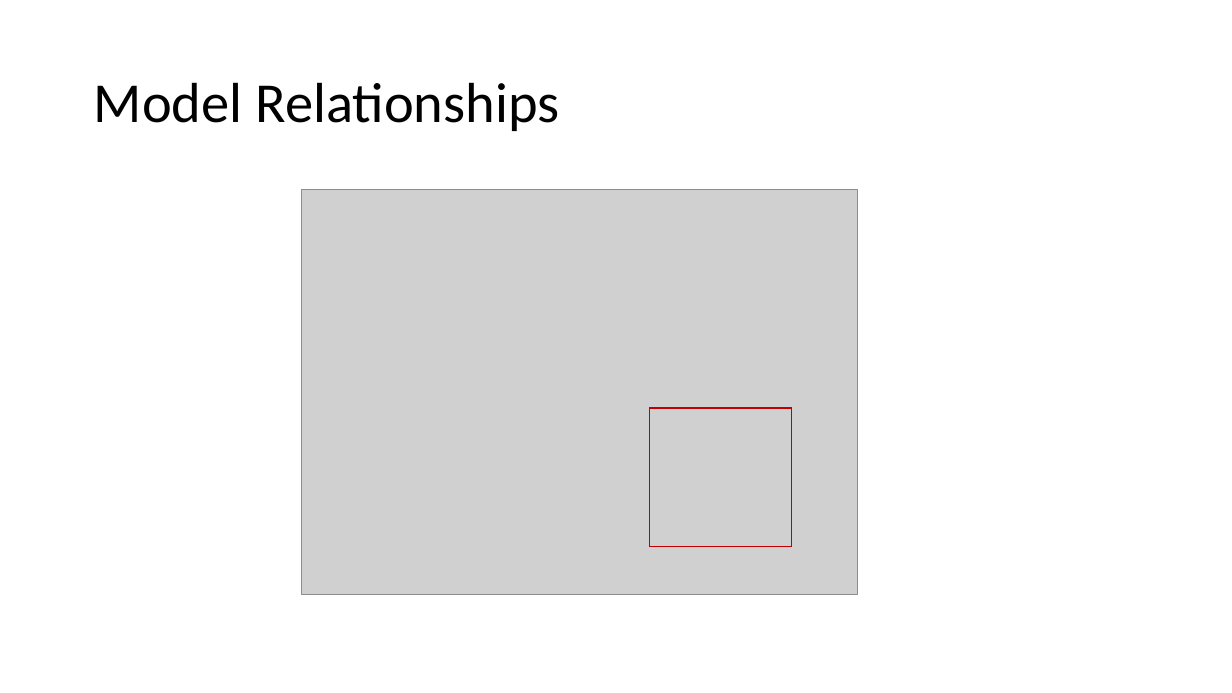
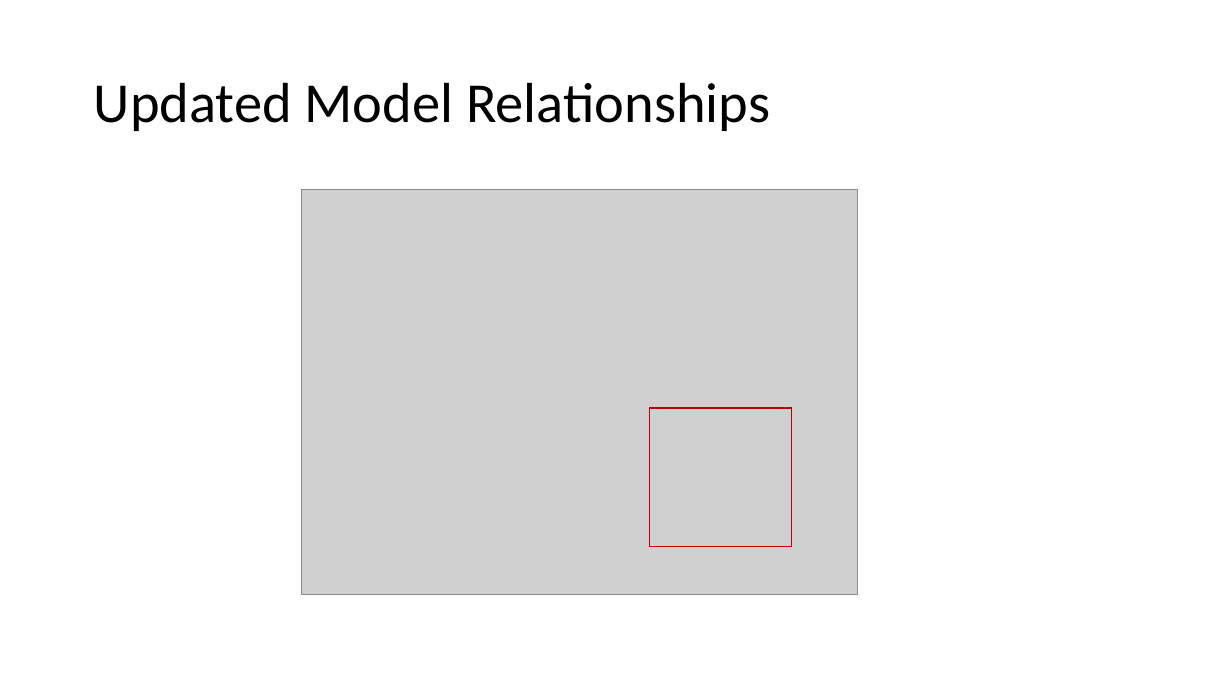
Before and after one commit to aguoietf/Public_material_for_standards, a slide deck: slide 5 of draft-liu-teas-transport-network-slice-yang-06.pptx. Drawn at 1232x693 pixels with LibreOffice and Linux fonts; fonts in the diff are those of the drawing; grey boxes stand for pictures. Boxes give left, top, right and bottom in pixels: in the first picture for what was removed or moved away, otherwise in the second. Text is boxed around its words. In the diff, an @@ line names an element or a change of style, - is before the commit and + after.

```diff
--- a/draft-liu-teas-transport-network-slice-yang-06.pptx
+++ b/draft-liu-teas-transport-network-slice-yang-06.pptx
@@ title at [94, 82, 770, 131]: text changed @@
-Model Relationships
+Updated Model Relationships
```
Also in this commit, not shown: 4 other slides changed, 1 other file.
